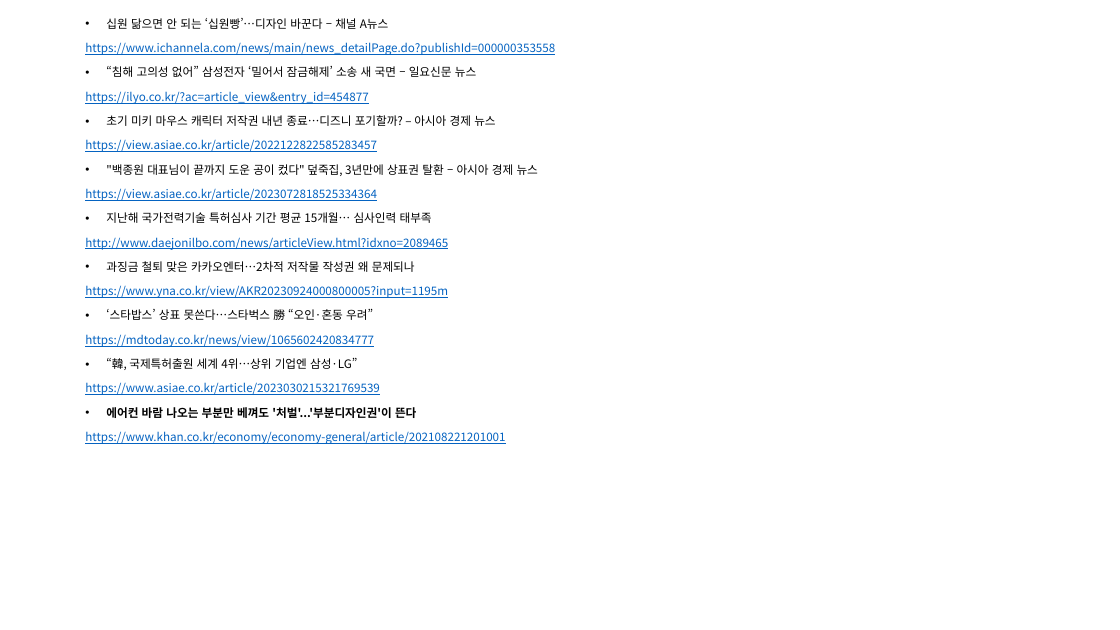
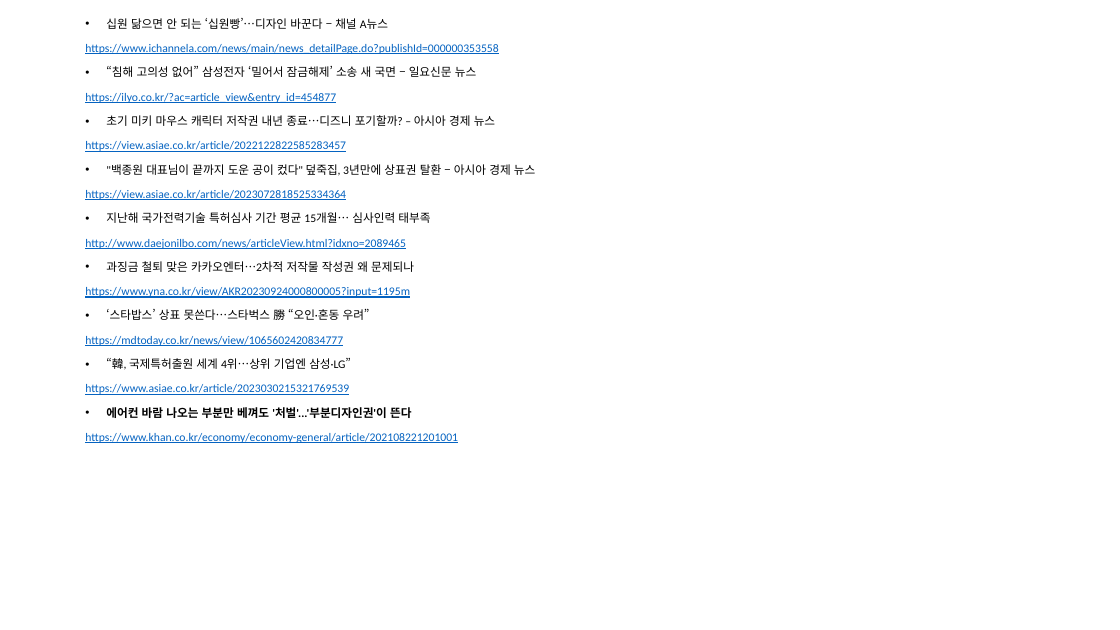
Before and after one commit to pigking51/maple, a slide deck: slide 8 of 디자인/최건_ppt.pptx. Drawn at 1120x630 pixels with LibreOffice and Linux fonts; fonts in the diff are those of the drawing. Boxes give left, top, right and bottom in pixels: in the first picture for what was removed or moved away, otherwise in the second. Text is boxed around its words. In the diff, an @@ line names an element or a change of style, - is before the commit and + after.

```diff
--- a/디자인/최건_ppt.pptx
+++ b/디자인/최건_ppt.pptx
@@ text "십원 닮으면 안 되는 ‘십원빵’…디자인 ..." at <box>85,18,535,443</box>: font Noto Sans CJK KR to Calibri @@
```
Also in this commit, not shown: 9 other slides changed, 2 slides added, 2 other files.
